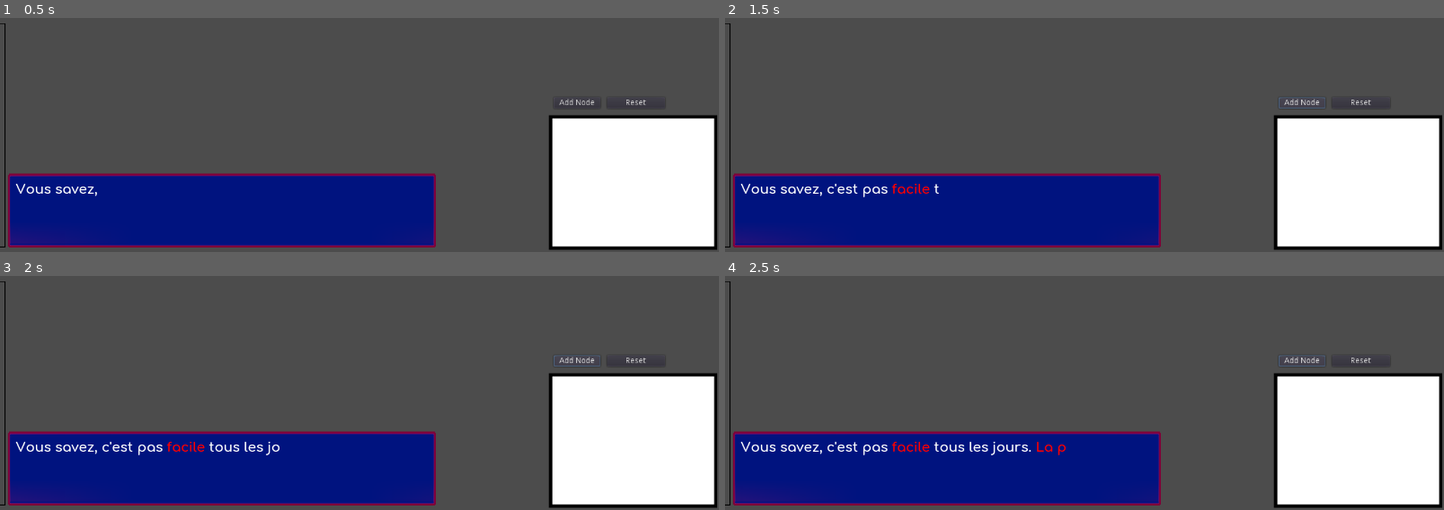
Above: before the commit, frames 1-4 (two rows, left to right).
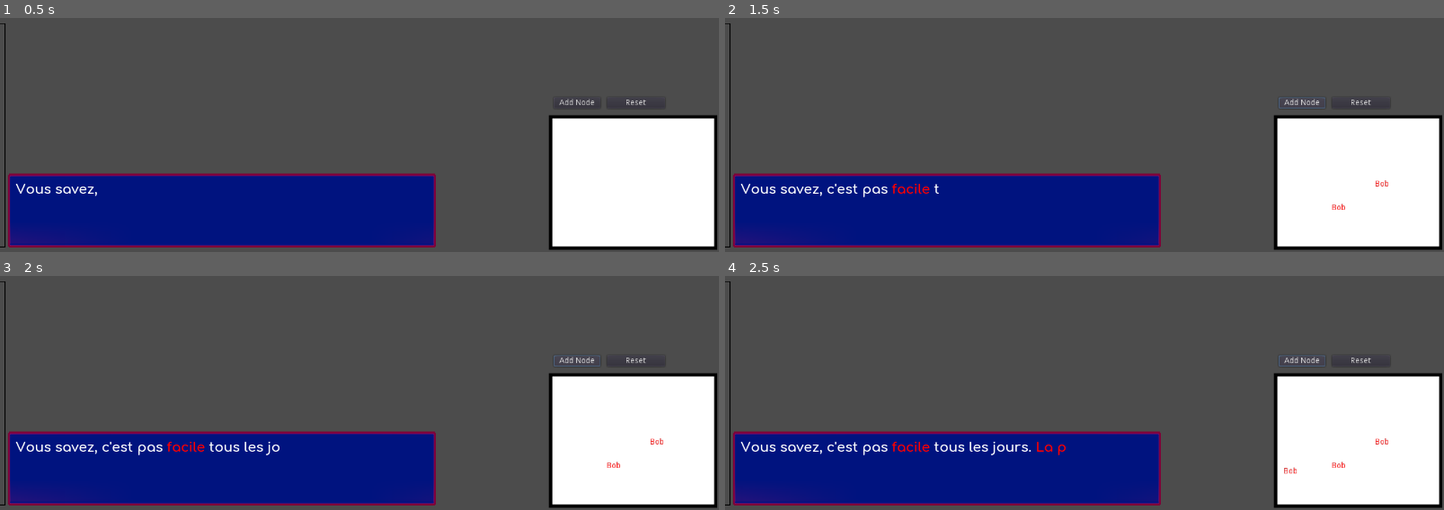
Above: after the commit, the same moments.

Repository: UnderScroll/GMTKGameJam2021
Game: Godot game, scene res://MainScene.tscn
Same seed, same stepped clock (60 frames per second), same inputs: the game is played once before the commit and once after it.
Inputs:
- Up to frame 1 (0.5 s): no input
- Up to frame 2 (1.5 s): click "Add Node" at 0.5 s; click "Add Node" at 1.25 s
- Up to frame 3 (2 s): no input
- Up to frame 4 (2.5 s): click "Add Node" at 2 s

Frame 1 is identical in both runs. In frame 2, less than 0.1% of the frame differs, in the area x 84-93%, y 69-82%; in frame 3, less than 0.1%; in frame 4, 0.1%, in the area x 77-93%, y 69-85%.

Commit message:
Update Fragment.gd

Diff:
--- a/Fragment.gd
+++ b/Fragment.gd
@@ -1,17 +1,16 @@
 extends KinematicBody2D
 
 var dragging = false
-var graph
 
 signal dragsignal
 signal clicksignal
 
 func _ready():
 	connect("dragsignal",self,"_on_dragsignal")
-	graph = get_parent().get_parent()
+	var graph = get_parent().get_parent()
 	self.connect("clicksignal",graph,"setJoin")
-	self.position.x = rand_range(20,480)
-	self.position.y = rand_range(20,380)
+	self.position.x = rand_range(20,280)
+	self.position.y = rand_range(20,220)
 
 
 func _process(delta):
@@ -19,8 +18,8 @@
 		var mousePos = get_viewport().get_mouse_position()
 		set_global_position(mousePos)
 		var collider = $CollisionShape2D.shape
-		self.position.x = clamp(self.position.x,collider.height,500-collider.height)
-		self.position.y = clamp(self.position.y,collider.radius,400-collider.radius)
+		self.position.x = clamp(self.position.x,collider.height,300-collider.height)
+		self.position.y = clamp(self.position.y,collider.radius,240-collider.radius)
 
 func _on_dragsignal():
 	print(self.position)
